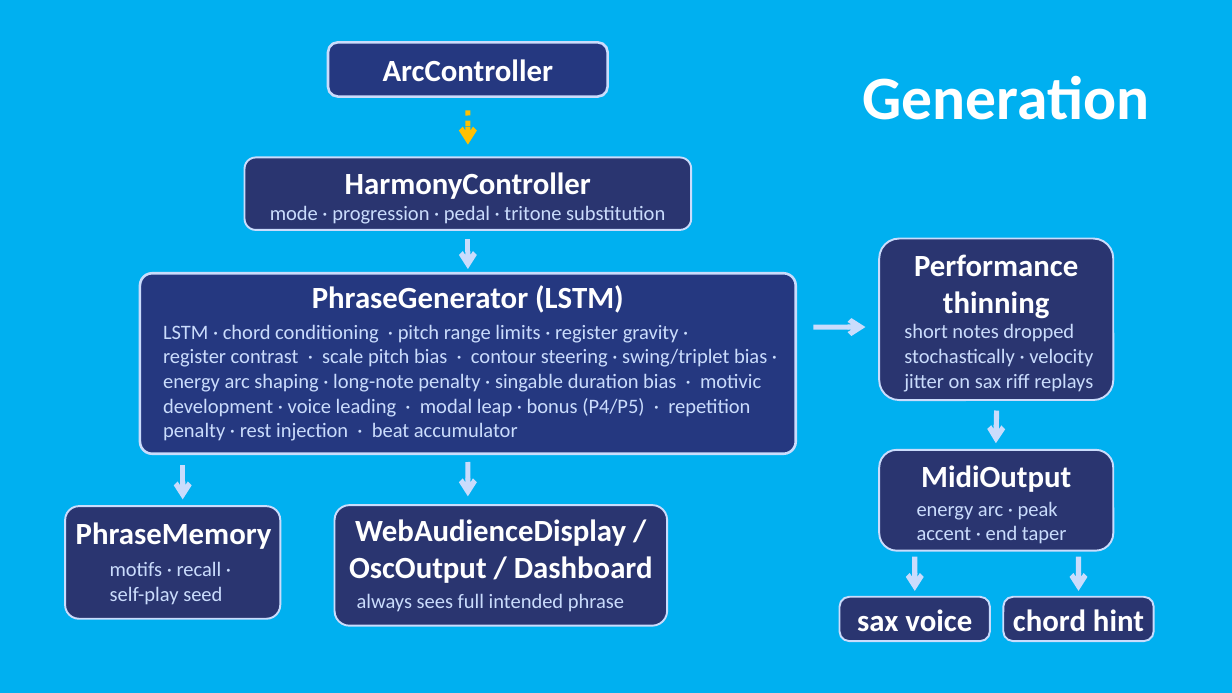
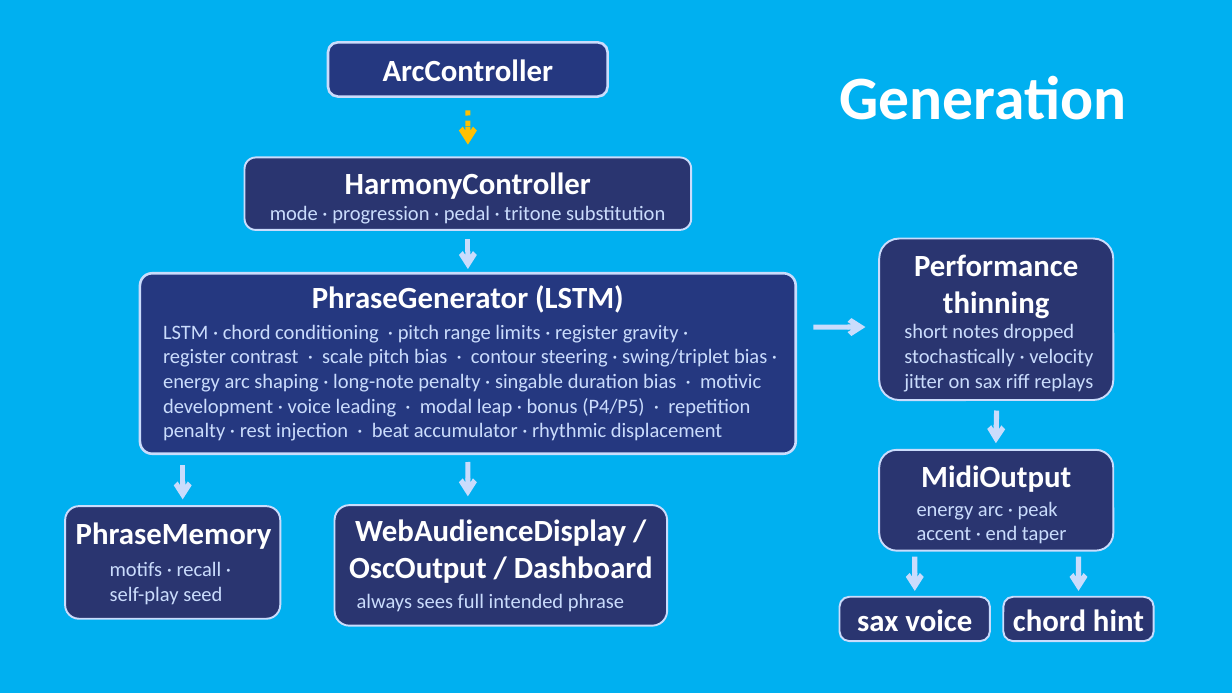
Before and after one commit to davidderoure/wolfson, a slide deck: slide 7 of docs/wolfson.pptx. Drawn at 1232x693 pixels with LibreOffice and Linux fonts; fonts in the diff are those of the drawing. Boxes give left, top, right and bottom in pixels: in the first picture for what was removed or moved away, otherwise in the second. Text is boxed around its words. In the diff, an @@ line names an element or a change of style, - is before the commit and + after.

```diff
--- a/docs/wolfson.pptx
+++ b/docs/wolfson.pptx
@@ text "Generation" moved from (x1=863, y1=75, x2=1150, y2=120) to (x1=840, y1=75, x2=1127, y2=120) @@
@@ text at (x1=163, y1=348, x2=767, y2=441): text changed @@
-register contrast · scale pitch bias · contour steering · swing/triplet bias · energy arc shaping · long-note penalty · singable duration bias · motivic development · voice leading · modal leap · bonus (P4/P5) · repetition penalty · rest injection · beat accumulator
+register contrast · scale pitch bias · contour steering · swing/triplet bias · energy arc shaping · long-note penalty · singable duration bias · motivic development · voice leading · modal leap · bonus (P4/P5) · repetition penalty · rest injection · beat accumulator · rhythmic displacement
```
Also in this commit, not shown: 8 other slides changed, 2 other files.
